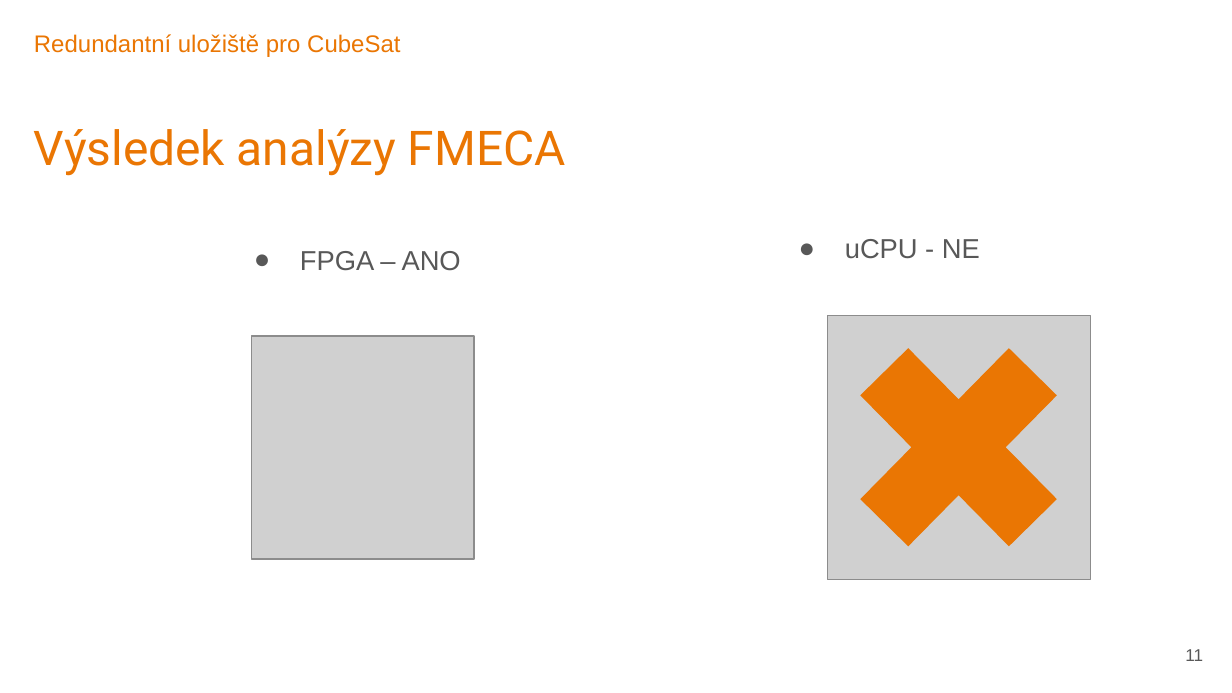
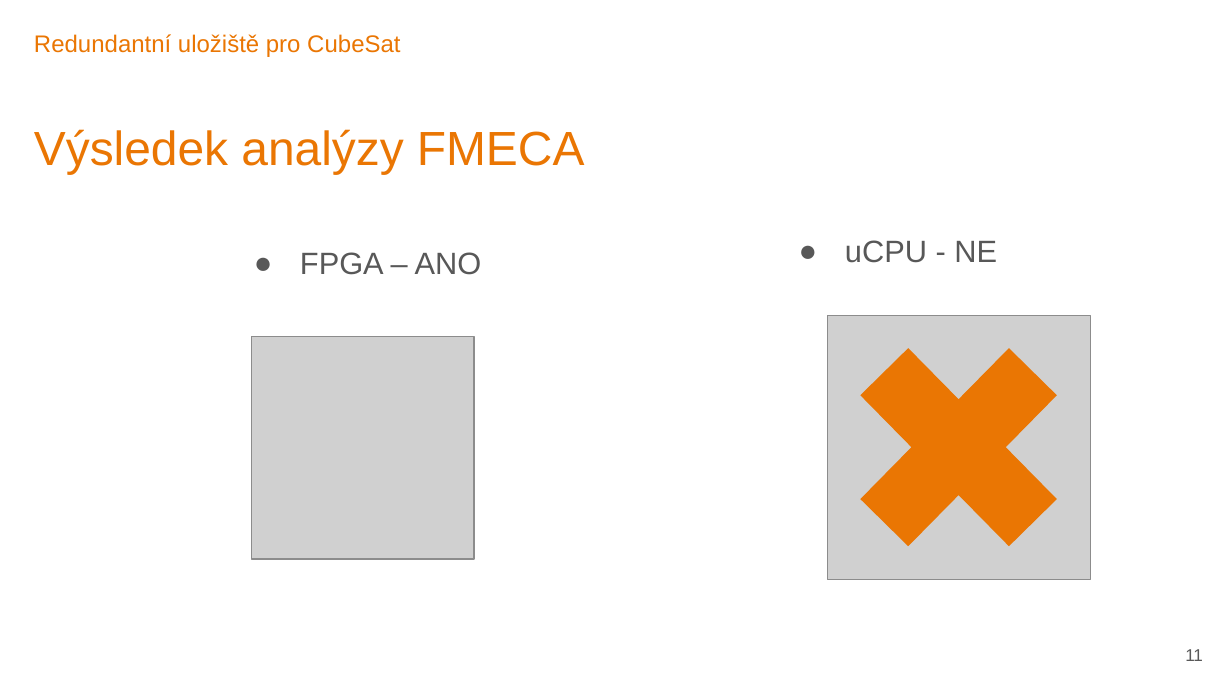
Before and after one commit to TUL-IT-2020/DSI-Diplomovy_seminar, a slide deck: slide 11 of Körner-Obhajoba_na_nečisto.pptx. Drawn at 1232x693 pixels with LibreOffice and Linux fonts; fonts in the diff are those of the drawing; grey boxes stand for pictures; background and template pictures are left out. Boxes give left, top, right and bottom in pixels: in the first picture for what was removed or moved away, otherwise in the second. Text is boxed around its words. In the diff, an @@ line names an element or a change of style, - is before the commit and + after.

```diff
--- a/Körner-Obhajoba_na_nečisto.pptx
+++ b/Körner-Obhajoba_na_nečisto.pptx
@@ title "Výsledek analýzy FMECA" at [34, 129, 584, 174]: font Roboto to Arial @@
@@ text "FPGA – ANO" at [300, 252, 482, 275]: size 16 to 18 pt; less space between paragraphs @@
@@ text "uCPU - NE" at [845, 240, 997, 263]: size 16 to 18 pt; line spacing 1.15 to 1.14 @@
```
Also in this commit, not shown: 14 other slides changed, 1 other file.
